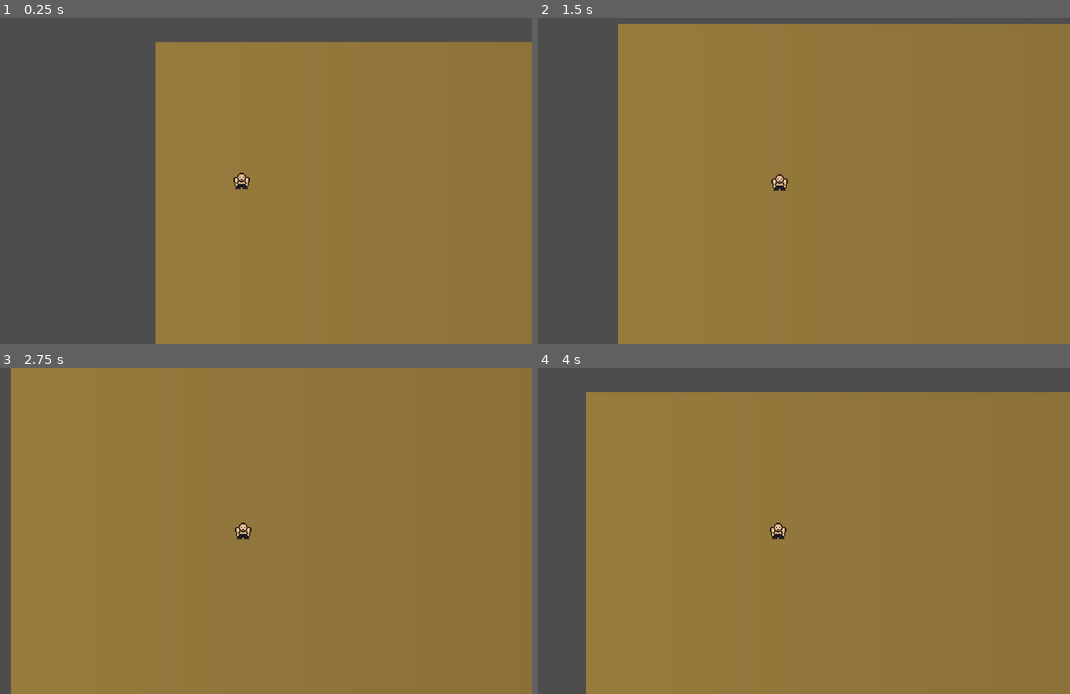
Above: before the commit, frames 1-4 (two rows, left to right).
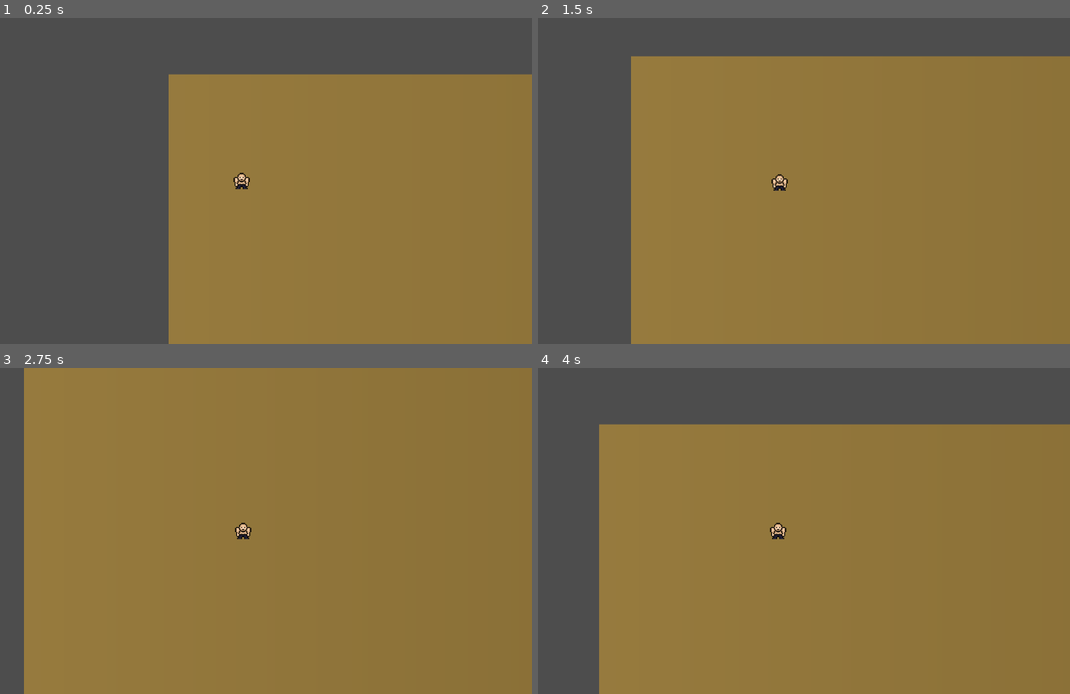
Above: after the commit, the same moments.

Repository: Nordtwig/lord-of-scraps
Game: Godot game, scene res://scenes/main.tscn
Two runs of this game, one before a commit and one after it. Both use one fixed random seed, a clock stepped at 60 frames per second and the inputs below.
Inputs:
- Up to frame 1 (0.25 s): no input
- Up to frame 2 (1.5 s): tap Enter at 0.5 s; hold D (move_right) 0.53-1.28 s; hold S (move_down) from 1.28 s (still down)
- Up to frame 3 (2.75 s): release S (move_down) at 2.03 s; hold D (move_right) from 2.03 s (still down)
- Up to frame 4 (4 s): release D (move_right) at 2.78 s; hold W (move_up) 2.78-3.53 s; hold A (move_left) from 3.53 s (still down)

The runs differ from the first frame. In frame 1, 9.1% of the frame differs, in the area x 29-100%, y 7-100%; in frame 2, 11%; in frame 3, 2.5%; in frame 4, 11%, in the area x 9-100%, y 7-100%.

Commit message:
update main map

Diff:
--- a/lord-of-scraps/scenes/main.tscn
+++ b/lord-of-scraps/scenes/main.tscn
@@ -12,7 +12,7 @@
 [node name="Main" type="Node2D"]
 
 [node name="Sprite2D" type="Sprite2D" parent="."]
-position = Vector2(854, 455)
+position = Vector2(867, 487)
 scale = Vector2(2.83984, 475.5)
 texture = SubResource("GradientTexture1D_sugp2")
 
